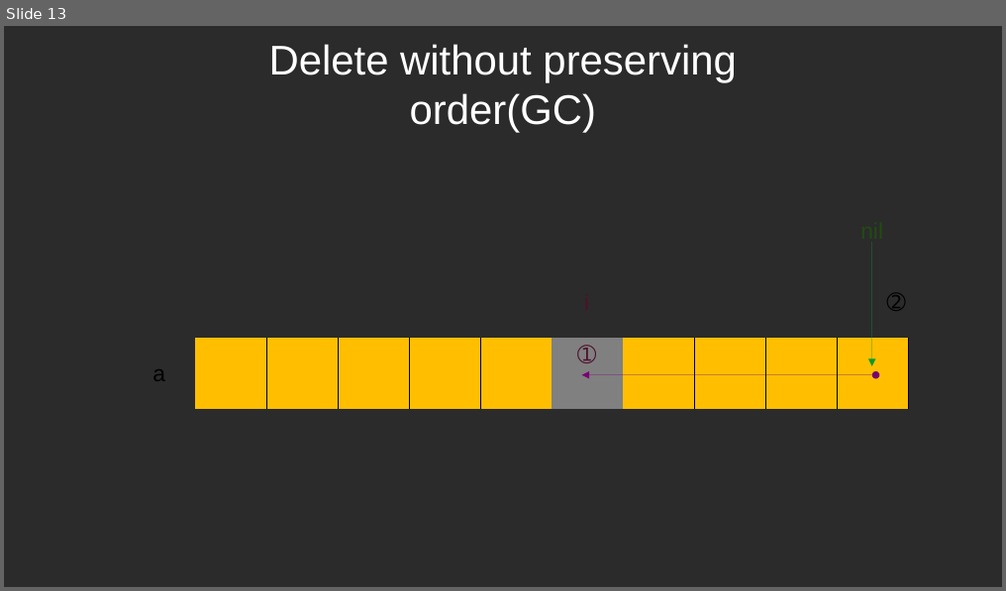
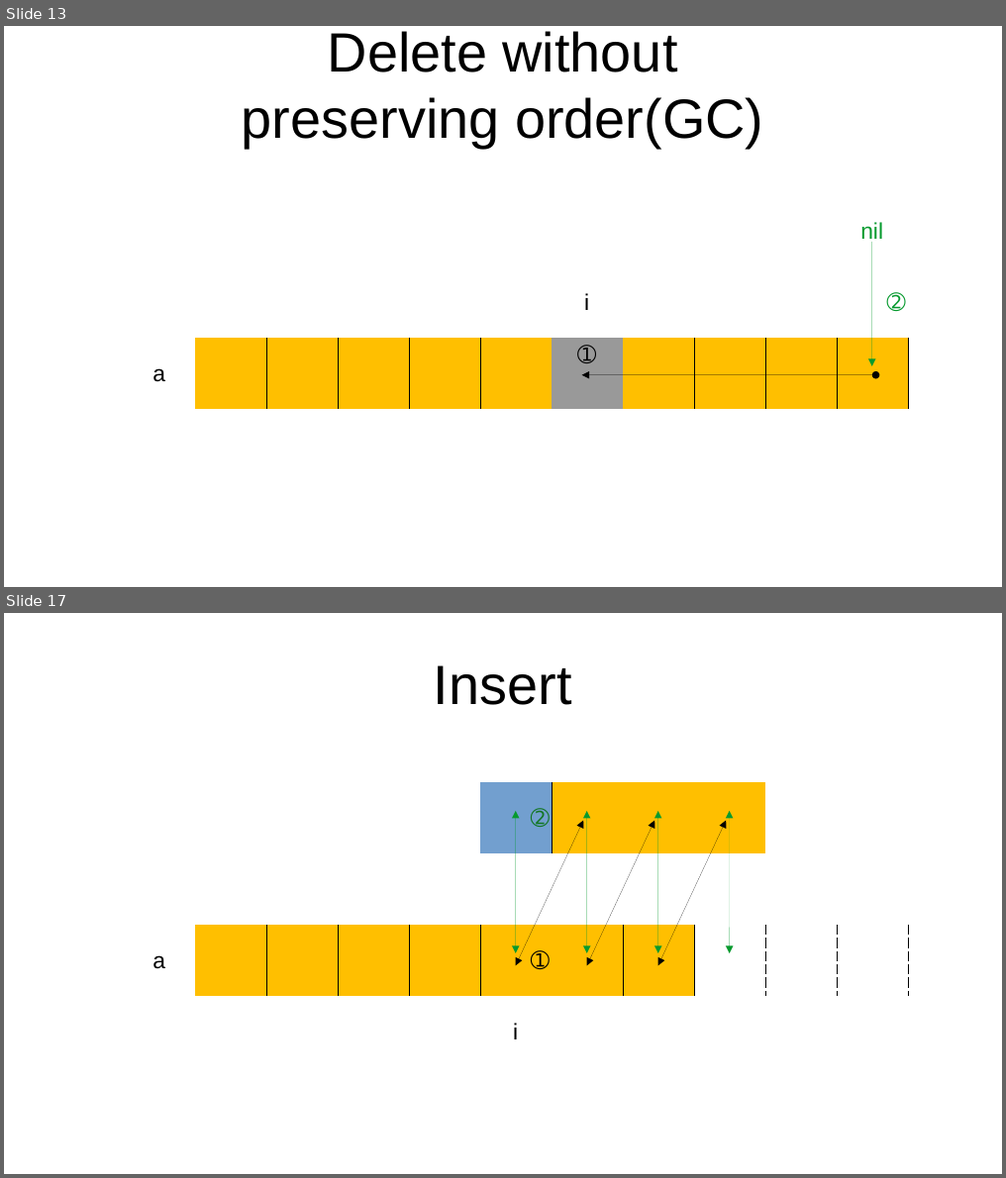
Before and after one commit to oneleo/golang-cht, a slide deck: images/images.odp. Shown one above the other, each under a label of ours: slide 13 before the commit, slides 13 and 17 after it; the slides between them are not shown. The pictures are 1006x591 and 1006x1178 pixels, drawn with LibreOffice and Linux fonts; fonts in the diff are those of the drawing; background and template pictures are left out; a plain dark background stands for a picture behind light text. Boxes give left, top, right and bottom in pixels: in the first picture for what was removed or moved away, otherwise in the second. Text is boxed around its words. In the diff, an @@ line names an element or a change of style, - is before the commit and + after.

```diff
--- a/images/images.odp
+++ b/images/images.odp
@@ slide 17 added at <box>4,613,1002,1174</box>, background #FFFFFF @@
@@ title added at <box>434,665,572,705</box>, 44 pt, text #000000 @@
+Insert
@@ table added at <box>124,711,911,1067</box>, 5 rows, 11 columns @@
+ |  |  |  |  |  |  |  |  |  | 
+ |  |  |  |  | ➁ |  |  |  |  | 
+ |  |  |  |  |  |  |  |  |  | 
+a |  |  |  |  | ➀ |  |  |  |  | 
+ |  |  |  |  | i |  |  |  |  | 
@@ double arrow added from (516, 966) to (583, 820), #000000 0 pt @@
@@ double arrow added from (587, 966) to (655, 820), #000000 0 pt @@
@@ double arrow added from (658, 966) to (727, 820), #000000 0 pt @@
@@ group added at <box>516,811,730,954</box>: 4 double arrows @@
@@ slide 13 changed as well @@
@@ background picture (left out) to #FFFFFF @@
@@ title "Delete without preserving order(GC)": place and size @@
-title "Delete without preserving order(GC)" at <box>269,44,737,133</box>
+title "Delete without preserving order(GC)" at <box>242,31,763,148</box>
@@ title "Delete without preserving order(GC)" at <box>242,31,763,148</box>: size 33 to 44 pt, text colour #FFFFFF to #000000 @@
@@ table at <box>124,124,911,480</box> @@
@@ fill #808080 to #999999 in row 4, column 7 @@
@@ text colour #224B12 to #069A2E in "nil" @@
@@ text colour #4E102D to #000000 in "i", "➀" @@
@@ text colour #000000 to #069A2E in "➁" @@
@@ double arrow (876, 375) - (582, 375): stroke #780373 0 pt to #000000 0 pt @@
```
Also in this commit, not shown: 9 other slides changed, 8 other slides added, 1 slide removed.
